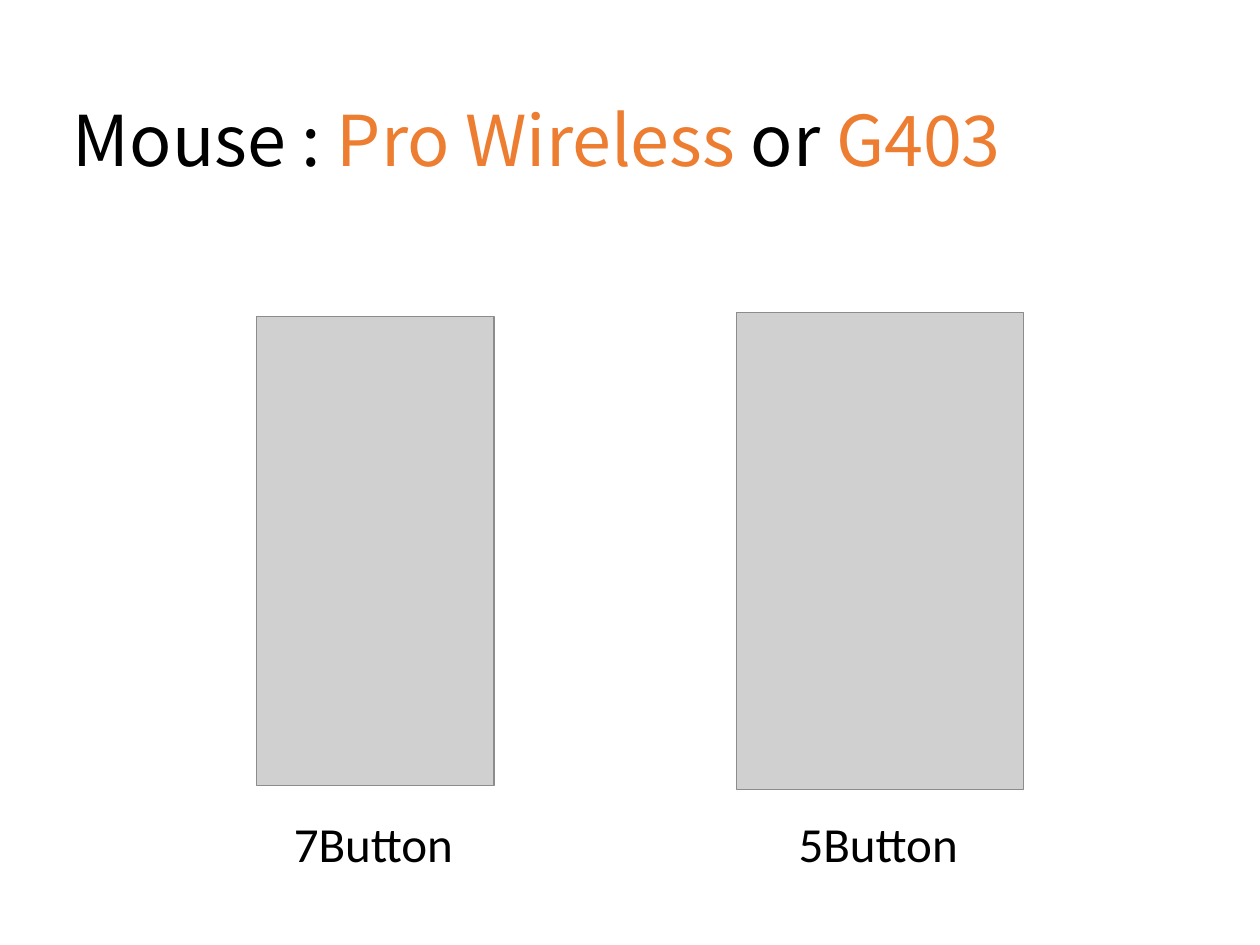
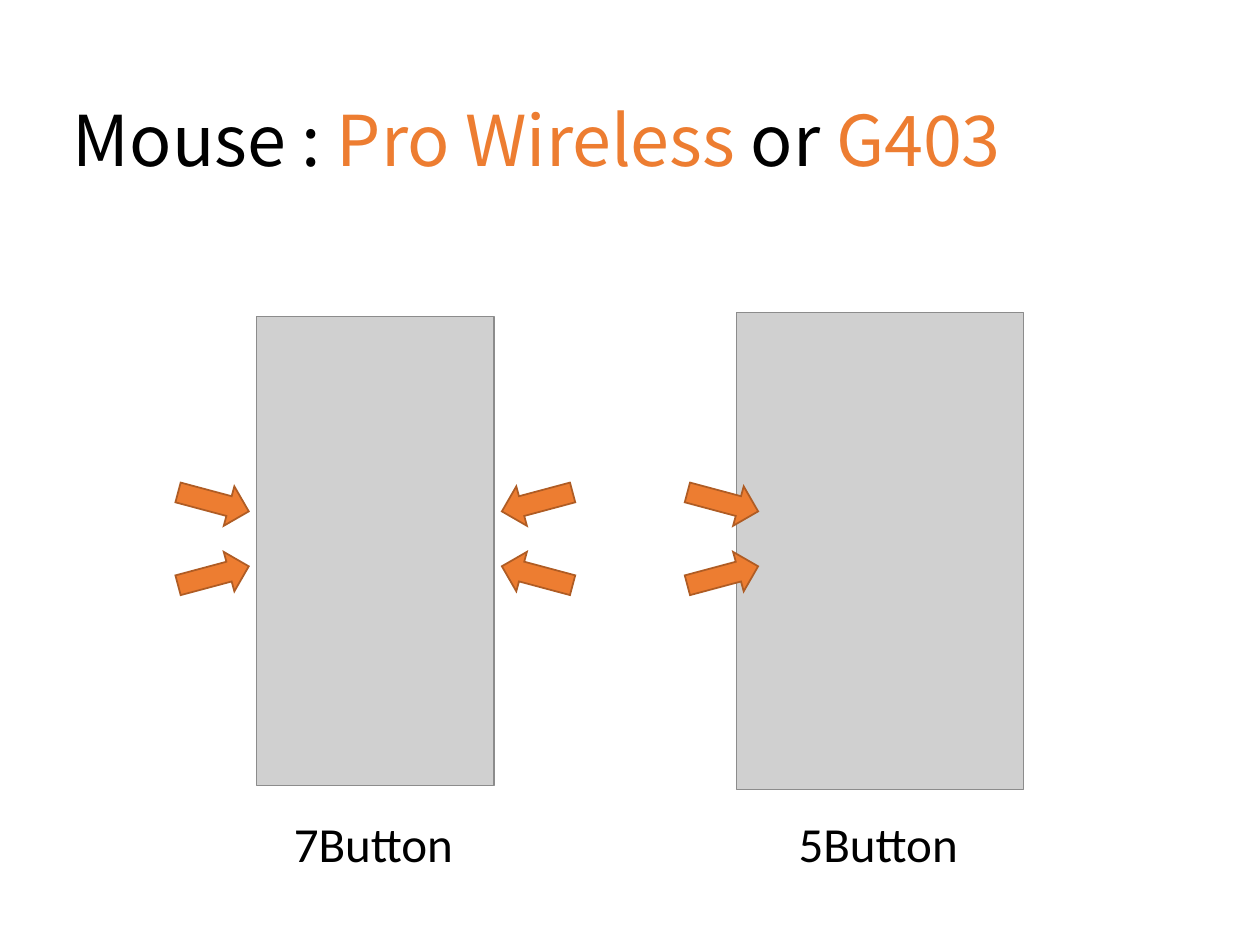
Before and after one commit to ittooo66/myAHK, a slide deck: slide 19 of MANUAL.pptx. Drawn at 1260x945 pixels with LibreOffice and Linux fonts; fonts in the diff are those of the drawing; grey boxes stand for pictures. Boxes give left, top, right and bottom in pixels: in the first picture for what was removed or moved away, otherwise in the second. Text is boxed around its words. In the diff, an @@ line names an element or a change of style, - is before the commit and + after.

```diff
--- a/MANUAL.pptx
+++ b/MANUAL.pptx
@@ down arrow added at [172,473,253,530], fill #ED7D31, outline #AF5C24 1 pt @@
@@ down arrow added at [496,473,577,530], fill #ED7D31, outline #AF5C24 1 pt @@
@@ down arrow added at [681,473,762,530], fill #ED7D31, outline #AF5C24 1 pt @@
@@ down arrow added at [172,547,253,605], fill #ED7D31, outline #AF5C24 1 pt @@
@@ down arrow added at [496,547,577,605], fill #ED7D31, outline #AF5C24 1 pt @@
@@ down arrow added at [681,547,762,605], fill #ED7D31, outline #AF5C24 1 pt @@
```
Also in this commit, not shown: 1 other slide changed.
